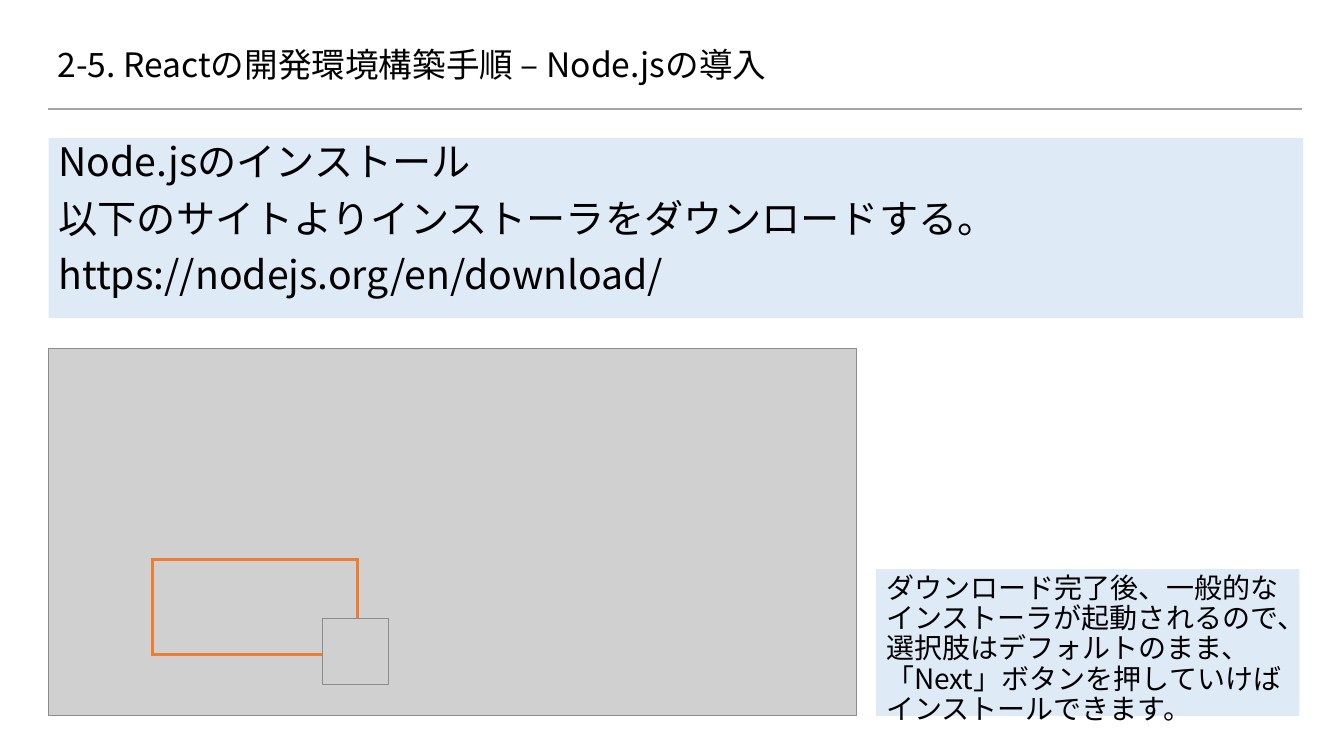
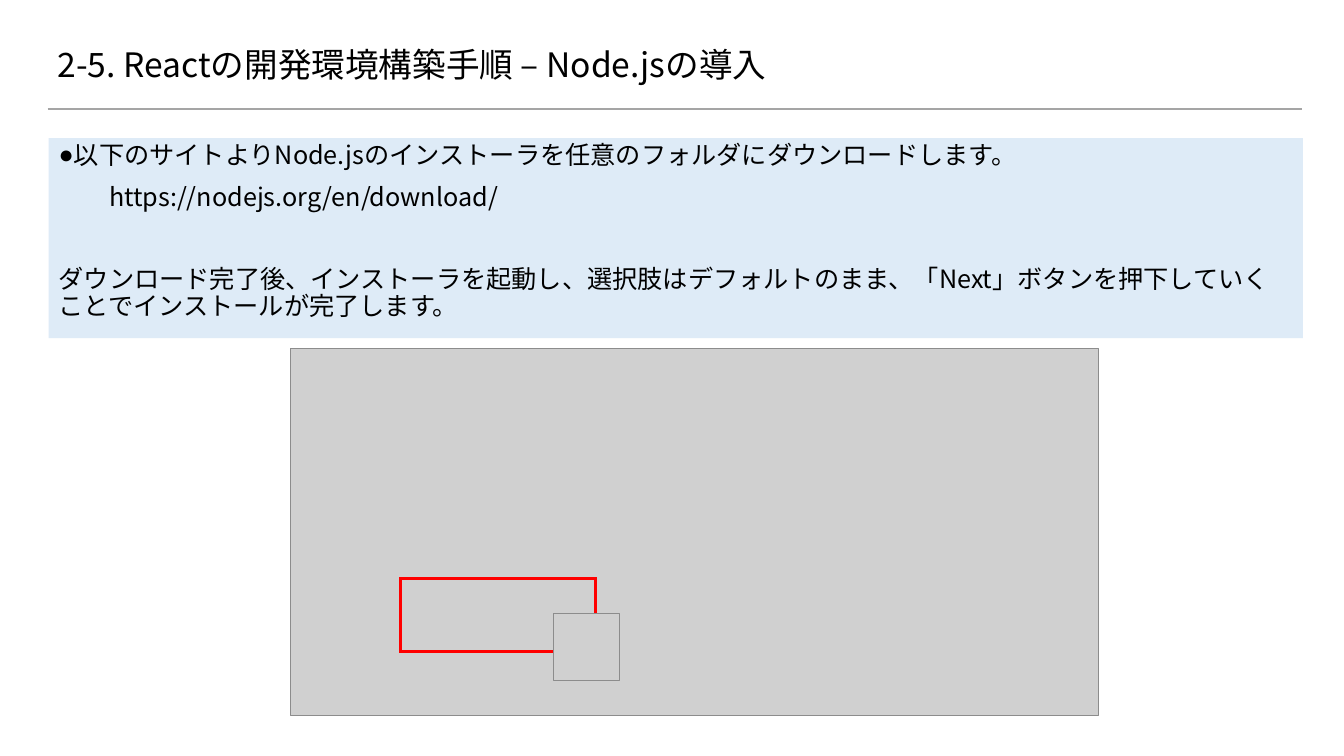
Before and after one commit to 2018SYSTEMI34/diary, a slide deck: slide 2 of doc/02_SlideShare/01.ネタ/２_Reactの基礎/2-5_React開発環境構築手順.pptx. Drawn at 1344x756 pixels with LibreOffice and Linux fonts; fonts in the diff are those of the drawing; grey boxes stand for pictures; background and template pictures are left out. Boxes give left, top, right and bottom in pixels: in the first picture for what was removed or moved away, otherwise in the second. Text is boxed around its words. In the diff, an @@ line names an element or a change of style, - is before the commit and + after.

```diff
--- a/doc/02_SlideShare/01.ネタ/２_Reactの基礎/2-5_React開発環境構築手順.pptx
+++ b/doc/02_SlideShare/01.ネタ/２_Reactの基礎/2-5_React開発環境構築手順.pptx
@@ text "以下のサイトよりNode.jsのインストーラを任意のフォルダにダウンロードします。" resized from (x1=48, y1=138, x2=1303, y2=319) to (x1=48, y1=138, x2=1303, y2=338) @@
@@ text at (x1=74, y1=142, x2=1017, y2=170): text changed; size 28 to 18 pt @@
-Node.jsのインストール
-以下のサイトよりインストーラをダウンロードする。
+● 以下のサイトよりNode.jsのインストーラを任意のフォルダにダウンロードします。
@@ text at (x1=109, y1=186, x2=498, y2=212): size 28 to 18 pt in "https://nodejs.org/en/download/" @@
@@ text at (x1=59, y1=266, x2=1269, y2=317): paragraph added @@
+ダウンロード完了後、インストーラを起動し、選択肢はデフォルトのまま、「Next」ボタンを押下していくことでインストールが完了します。
@@ picture moved from (x1=48, y1=348, x2=856, y2=716) to (x1=290, y1=348, x2=1098, y2=716) @@
@@ rectangle resized from (x1=152, y1=560, x2=357, y2=654) to (x1=400, y1=579, x2=595, y2=651) @@
@@ rectangle at (x1=400, y1=579, x2=595, y2=651): outline #ED7D31 2.25 pt to #FF0000 2.25 pt @@
@@ text removed at (x1=876, y1=570, x2=1300, y2=716) @@
-ダウンロード完了後、一般的なインストーラが起動されるので、選択肢はデフォルトのまま、「Next」ボタンを押していけばインストールできます。
@@ picture moved from (x1=323, y1=618, x2=389, y2=685) to (x1=554, y1=614, x2=620, y2=681) @@
```
Also in this commit, not shown: 5 other slides changed.
